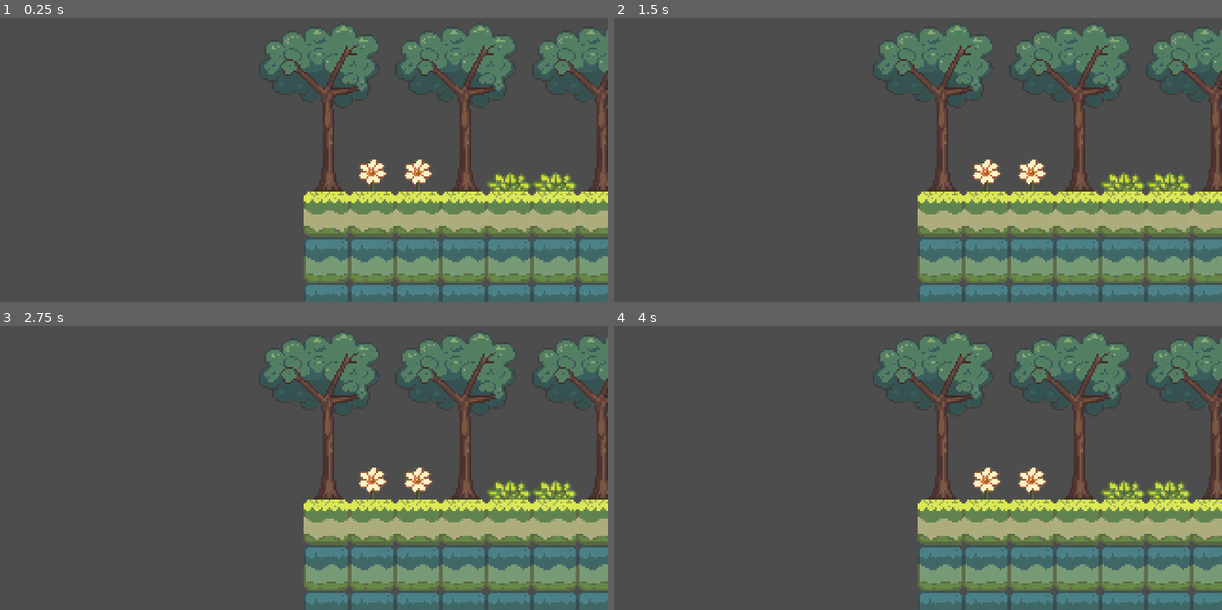
Above: before the commit, frames 1-4 (two rows, left to right).
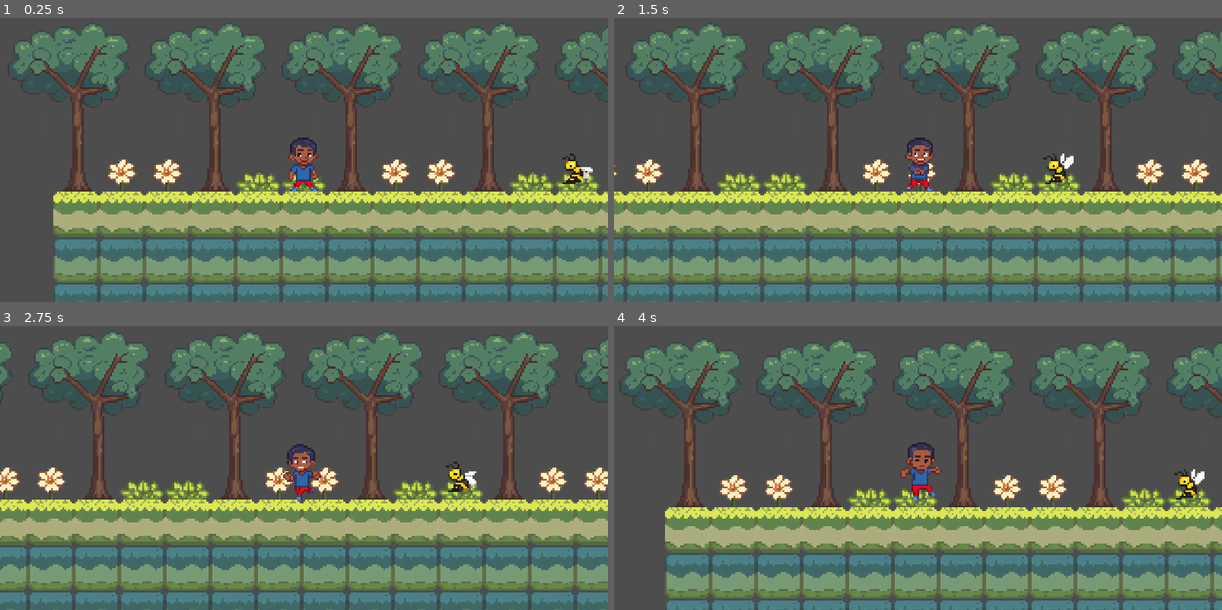
Above: after the commit, the same moments.

Repository: codenergy-dev/maricagamesjam2025_codenergy
Game: Godot game, scene res://scenes/game.tscn
Two runs of this game, one before a commit and one after it. Both use one fixed random seed, a clock stepped at 60 frames per second and the inputs below. The engine's default icon, where the game draws it, is replaced by a stand-in: a white triangle on a blue panel in a dark square.
Inputs:
- Up to frame 1 (0.25 s): no input
- Up to frame 2 (1.5 s): tap Enter (ui_accept) at 0.5, 0.77 s; hold Right (ui_right) from 0.53 s (still down)
- Up to frame 3 (2.75 s): tap Enter (ui_accept) at 1.52 s; release Right (ui_right) at 2.03 s; hold Left (ui_left) from 2.03 s (still down)
- Up to frame 4 (4 s): release Left (ui_left) at 2.78 s; hold Right (ui_right) from 2.78 s (still down); tap Enter (ui_accept) at 3.02, 3.77 s

The runs differ from the first frame. In frame 1, 38% of the frame differs, in the area x 2-100%, y 2-100%; in frame 2, 42%; in frame 3, 41%; in frame 4, 47%, in the area x 1-100%, y 2-100%.

Commit message:
Add level 1 1-2 scenes

Diff:
--- a/godot/scenes/level_1_1.tscn
+++ b/godot/scenes/levels/level_1_1.tscn
@@ -1,13 +1,16 @@
 [gd_scene load_steps=4 format=3 uid="uid://bcqrpg6j4kk04"]
 
+[ext_resource type="Script" uid="uid://cabvn4kxfbwut" path="res://scripts/level.gd" id="1_hpwl4"]
 [ext_resource type="PackedScene" uid="uid://cantrh524qf7" path="res://scenes/tile_map_layers/forest.tscn" id="1_y2kk7"]
-[ext_resource type="PackedScene" uid="uid://bilbj45lba2pl" path="res://scenes/tile_map_layers/fire.tscn" id="2_hpwl4"]
 [ext_resource type="PackedScene" uid="uid://i17ubpshnwb3" path="res://scenes/tile_map_layers/spawn.tscn" id="3_064gf"]
 
 [node name="Level 1 1" type="Node2D"]
+script = ExtResource("1_hpwl4")
 
 [node name="Forest" parent="." instance=ExtResource("1_y2kk7")]
 
-[node name="Fire" parent="." instance=ExtResource("2_hpwl4")]
+[node name="Spawn" parent="." instance=ExtResource("3_064gf")]
+tile_map_data = PackedByteArray(0, 0, 5, 0, 255, 255, 3, 0, 0, 0, 0, 0, 0, 0, 11, 0, 255, 255, 1, 0, 0, 0, 0, 0, 0, 0, 16, 0, 255, 255, 3, 0, 3, 0, 0, 0, 0, 0)
 
-[node name="Spawn" parent="." instance=ExtResource("3_064gf")]
+[node name="Next" type="Marker2D" parent="."]
+position = Vector2(4224, 0)
--- /dev/null
+++ b/godot/scenes/levels/level_1_2.tscn
@@ -0,0 +1,20 @@
+[gd_scene load_steps=5 format=3 uid="uid://n1gyi4jeul0f"]
+
+[ext_resource type="Script" uid="uid://cabvn4kxfbwut" path="res://scripts/level.gd" id="1_0uxh5"]
+[ext_resource type="PackedScene" uid="uid://cantrh524qf7" path="res://scenes/tile_map_layers/forest.tscn" id="2_qkoqn"]
+[ext_resource type="PackedScene" uid="uid://i17ubpshnwb3" path="res://scenes/tile_map_layers/spawn.tscn" id="3_gxte6"]
+[ext_resource type="PackedScene" uid="uid://bilbj45lba2pl" path="res://scenes/tile_map_layers/fire.tscn" id="3_qkoqn"]
+
+[node name="Level 1 2" type="Node2D"]
+script = ExtResource("1_0uxh5")
+
+[node name="Forest" parent="." instance=ExtResource("2_qkoqn")]
+
+[node name="Fire" parent="." instance=ExtResource("3_qkoqn")]
+tile_map_data = PackedByteArray(0, 0, 6, 0, 255, 255, 1, 0, 0, 0, 0, 0, 0, 0, 15, 0, 255, 255, 1, 0, 0, 0, 0, 0, 0, 0, 9, 0, 255, 255, 1, 0, 0, 0, 0, 0, 0, 0, 12, 0, 255, 255, 1, 0, 0, 0, 0, 0, 0, 0)
+
+[node name="Spawn" parent="." instance=ExtResource("3_gxte6")]
+tile_map_data = PackedByteArray(0, 0, 5, 0, 255, 255, 3, 0, 0, 0, 0, 0, 0, 0, 16, 0, 255, 255, 3, 0, 3, 0, 0, 0, 0, 0)
+
+[node name="Next" type="Marker2D" parent="."]
+position = Vector2(4224, 0)
